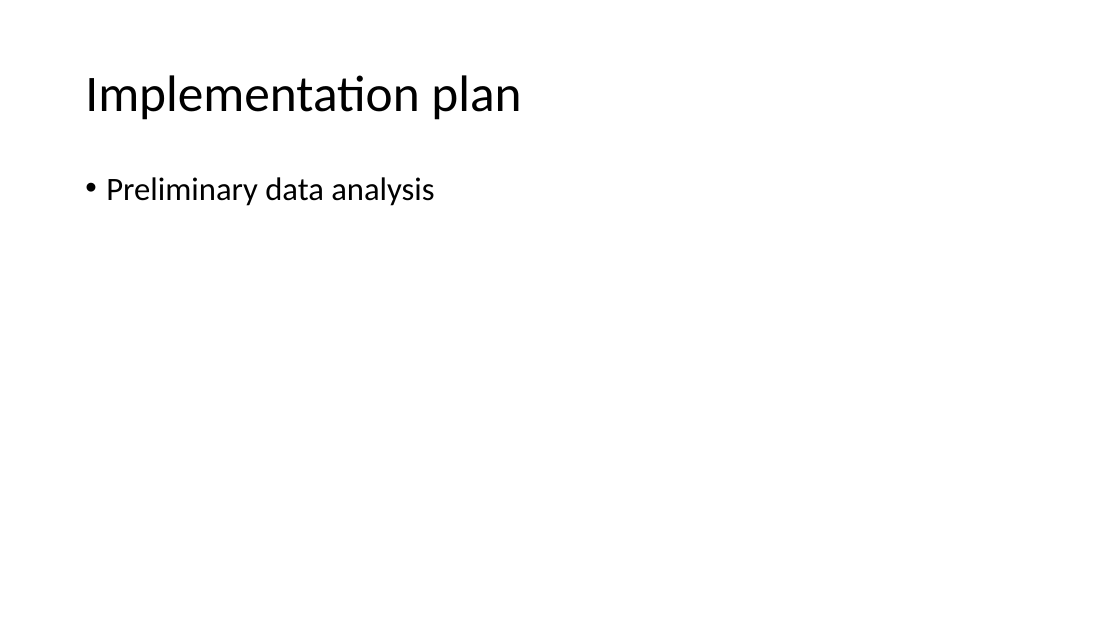
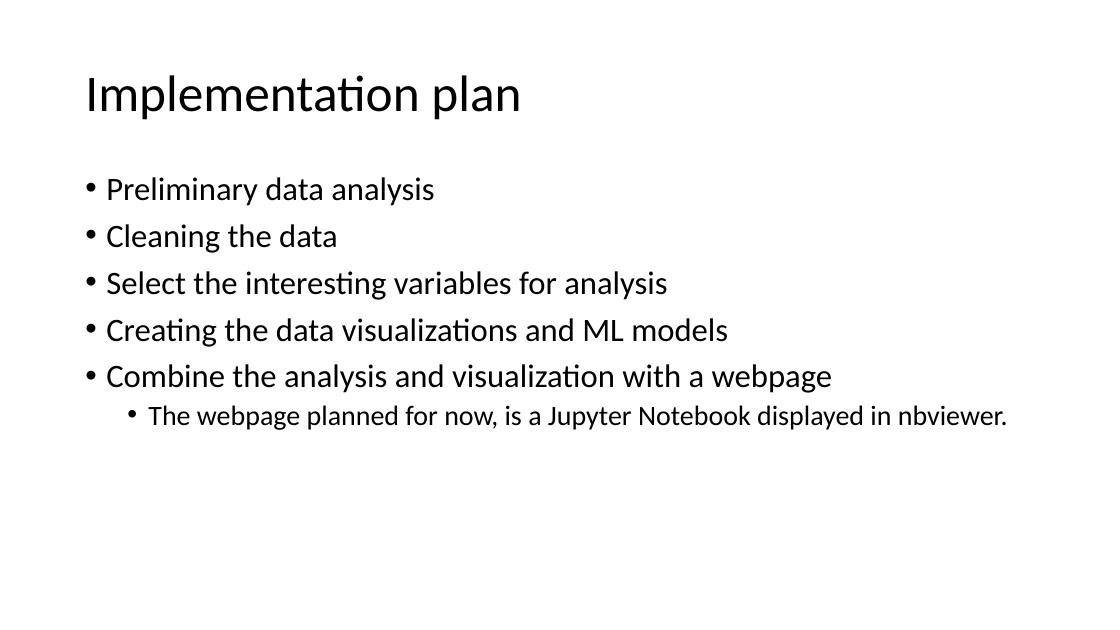
Before and after one commit to Strandgaard96/vehicle_collision_webpage, a slide deck: slide 6 of Part1_video.pptx (slide 5 before the commit). Drawn at 1120x630 pixels with LibreOffice and Linux fonts; fonts in the diff are those of the drawing. Boxes give left, top, right and bottom in pixels: in the first picture for what was removed or moved away, otherwise in the second. Text is boxed around its words. In the diff, an @@ line names an element or a change of style, - is before the commit and + after.

Commit message:
added cleaning notebook and added old notebooks to gitignore

```diff
--- a/Part1_video.pptx
+++ b/Part1_video.pptx
@@ text at (106,224,1008,430): paragraphs added @@
+• Cleaning the data
+• Select the interesting variables for analysis
+• Creating the data visualizations and ML models
+• Combine the analysis and visualization with a webpage
+  • The webpage planned for now, is a Jupyter Notebook displayed in nbviewer.
```
Also in this commit, not shown: 5 other slides changed, 1 slide added, 2 other files.
